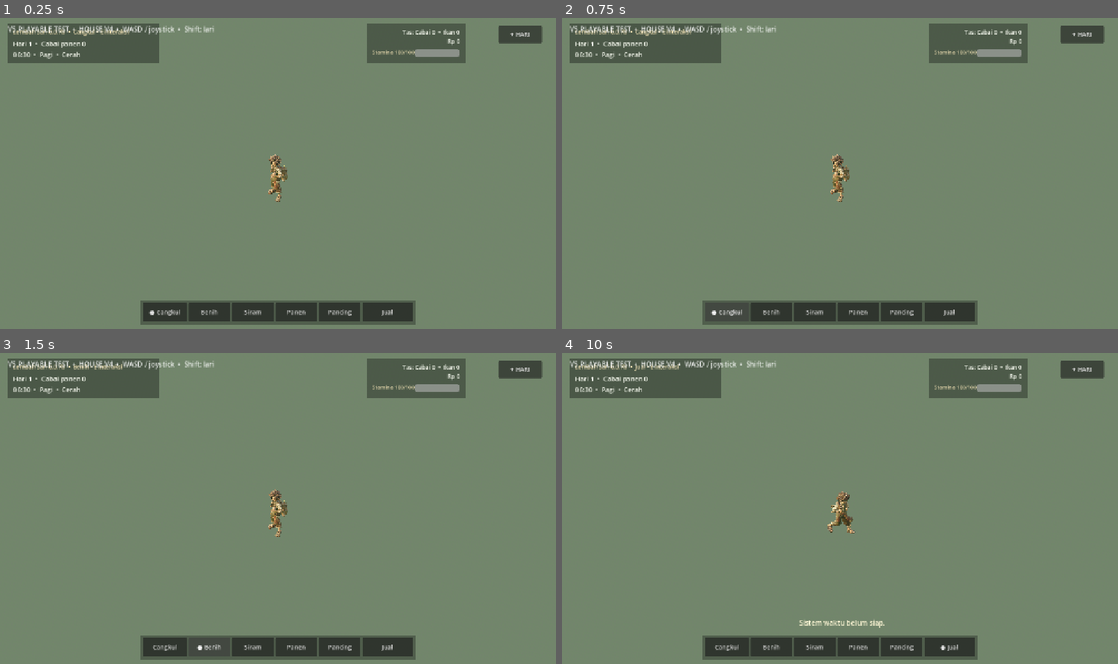
Above: before the commit, frames 1-4 (two rows, left to right).
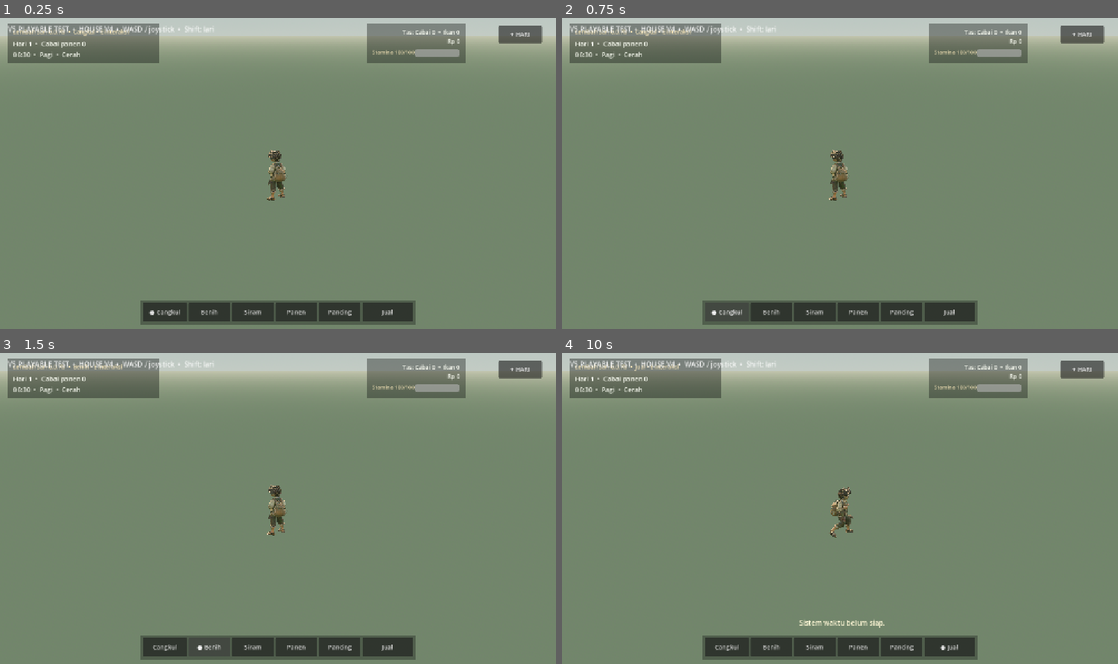
Above: after the commit, the same moments.

Repository: eneft/Lembah-sari
Game: Godot game, scene res://scenes/PlayableV5Test.tscn
Two runs of this game, one before a commit and one after it. Both use one fixed random seed, a clock stepped at 60 frames per second and the inputs below.
Inputs (mouse positions are in pixels of both pictures, inside the frame that each line leads up to):
- Up to frame 1 (0.25 s): no input
- Up to frame 2 (0.75 s): click "● Cangkul" at 0.5 s
- Up to frame 3 (1.5 s): click "Benih" at 1.25 s
- Up to frame 4 (10 s): click "Cangkul" at 2 s; click "Siram" at 2.75 s; click "● Siram" at 3.5 s; click "Panen" at 4.25 s; click "● Panen" at 5 s; click "Pancing" at 5.75 s; click "● Pancing" at 6.5 s; click "Jual" at 7.25 s; click "● Jual" at 8 s; click "+ HARI" at 8.75 s; tap Enter at 9.5 s; move the mouse to (962, 492) at 9.52 s; hold D (move_right) from 9.53 s (still down); hold E (interact) from 9.53 s (still down); click (962, 492) at 9.67 s

The runs differ from the first frame. In frame 1, 11% of the frame differs, in the area x 0-100%, y 0-60%; in frame 2, 11%; in frame 3, 11%; in frame 4, 11%.

Commit message:
Lower the playable camera to show the house front
View the porch from the village approach at 4.8m height and widen the FOV
to 43 degrees. Keep WASD and joystick movement aligned with the screen
and validate screen-right movement plus blocked locomotion.

Diff:
--- a/scripts/playable_v5_test.gd
+++ b/scripts/playable_v5_test.gd
@@ -182,12 +182,13 @@
 		push_warning("Playable V5 test could not find the player camera")
 		return
 
-	# Keep the reworked compact/chibi player centered below the scene midpoint so
-	# the environment stays dominant while the silhouette remains readable.
-	camera.position = Vector3(8.2, 9.4, 8.2)
-	camera.fov = 37.0
+	# Low view from the village approach: see the front porch instead of looking
+	# down onto the roof. Follow the player with enough room to see the path.
+	camera.position = Vector3(9.0, 4.8, -7.0)
+	camera.fov = 43.0
 	camera.far = 160.0
 	camera.look_at(player.global_position + Vector3(0.0, 0.82, 0.0), Vector3.UP)
+	player.set("camera_relative_movement", true)
 
 
 func _build_test_hud() -> void:
--- a/scripts/player.gd
+++ b/scripts/player.gd
@@ -9,6 +9,7 @@
 @export var run_speed: float = 3.2
 @export var acceleration: float = 18.0
 @export var gravity: float = 18.0
+@export var camera_relative_movement: bool = false
 
 @onready var visual: Node3D = $Visual
 @onready var camera: Camera3D = $CameraRig/Camera3D
@@ -51,6 +52,12 @@
 	var input_vec: Vector2 = mobile_input if mobile_input.length() > 0.05 else desktop
 
 	var direction: Vector3 = Vector3(input_vec.x, 0.0, input_vec.y)
+	if camera_relative_movement:
+		var right: Vector3 = camera.global_basis.x
+		var back: Vector3 = camera.global_basis.z
+		right.y = 0.0
+		back.y = 0.0
+		direction = right.normalized() * input_vec.x + back.normalized() * input_vec.y
 	if direction.length() > 1.0:
 		direction = direction.normalized()
 
--- a/tools/tests/verify_player_locomotion.gd
+++ b/tools/tests/verify_player_locomotion.gd
@@ -61,6 +61,12 @@
 	Input.action_press(&"move_right")
 	await _frames(30)
 	var walked: float = player.global_position.distance_to(start)
+	var walk_direction: Vector3 = (player.global_position - start).normalized()
+	if bool(player.get("camera_relative_movement")):
+		var camera: Camera3D = player.get_node("CameraRig/Camera3D") as Camera3D
+		var screen_right: Vector3 = camera.global_basis.x
+		screen_right.y = 0.0
+		_check(walk_direction.dot(screen_right.normalized()) > .98, "Right input must move toward screen right with the rotated camera.")
 	_check(animator.current_animation == &"Walk" and walked > 0.4, "Walking input must move the player and play Walk.")
 	var walking_rate: float = animator.speed_scale
 	Input.action_release(&"move_right")
@@ -91,7 +97,10 @@
 	collision.shape = shape
 	wall.add_child(collision)
 	world.add_child(wall)
-	wall.global_position = player.global_position + Vector3(0.65, 1.0, 0.0)
+	walk_direction.y = 0.0
+	walk_direction = walk_direction.normalized()
+	wall.global_position = player.global_position + walk_direction * 0.65 + Vector3.UP
+	wall.rotation.y = atan2(-walk_direction.z, walk_direction.x)
 	Input.action_press(&"move_right")
 	await _frames(60)
 	_check(animator.current_animation == &"Idle", "Holding input against a wall must stop the walking animation.")
